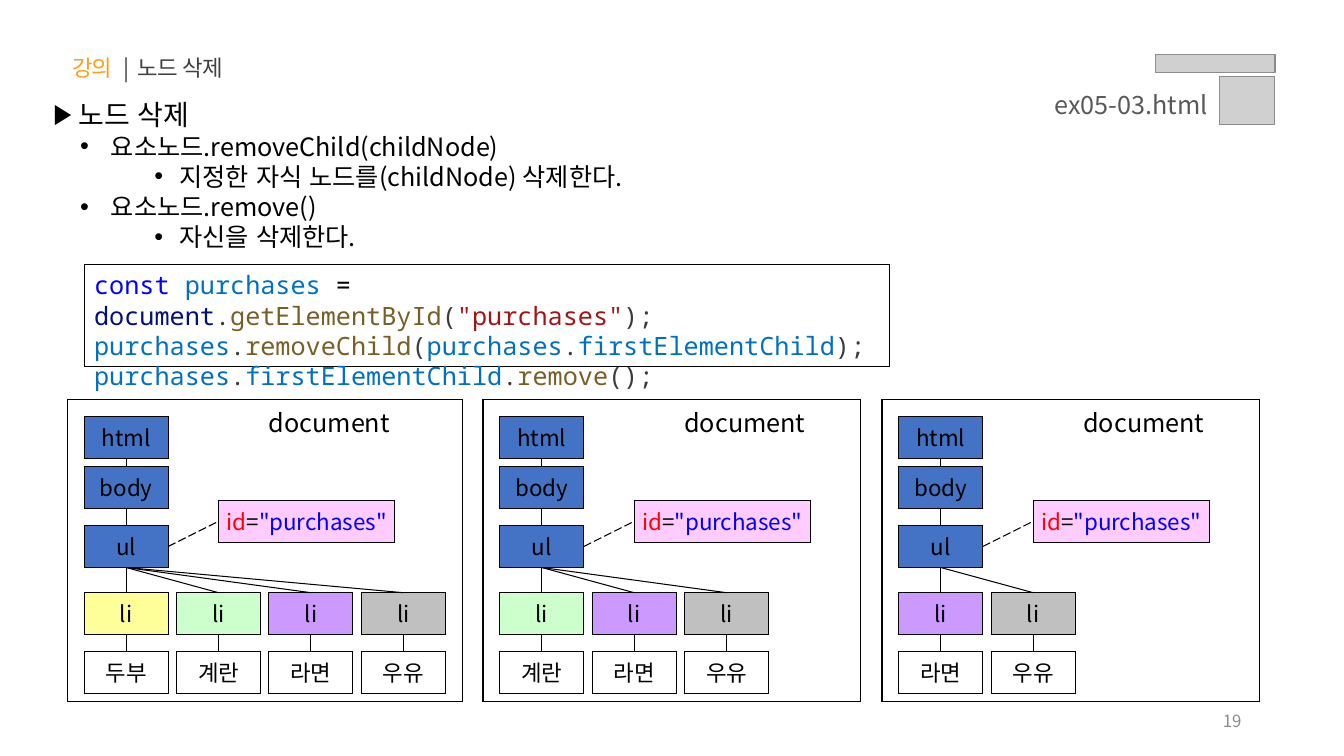
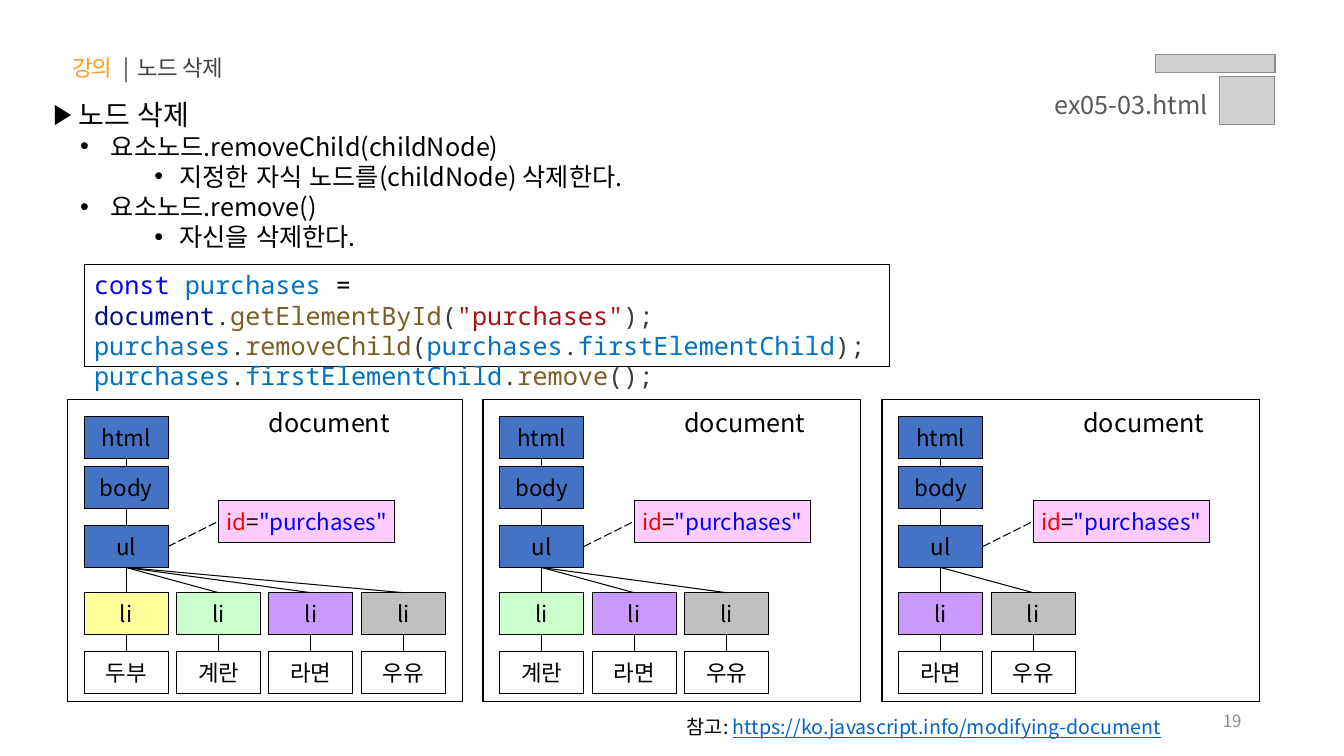
Before and after one commit to yebin-jeong/learn-js, a slide deck: slide 19 of PPT/05.자바스크립트 - 클라이언트 사이드(Event, DOM, Ajax, Web APIs).pptx. Drawn at 1344x756 pixels with LibreOffice and Linux fonts; fonts in the diff are those of the drawing; grey boxes stand for pictures. Boxes give left, top, right and bottom in pixels: in the first picture for what was removed or moved away, otherwise in the second. Text is boxed around its words. In the diff, an @@ line names an element or a change of style, - is before the commit and + after.

```diff
--- a/PPT/05.자바스크립트 - 클라이언트 사이드(Event, DOM, Ajax, Web APIs).pptx
+++ b/PPT/05.자바스크립트 - 클라이언트 사이드(Event, DOM, Ajax, Web APIs).pptx
@@ text added at (687,717,1161,739), 14 pt, text #0563C1, underline @@
+참고: https://ko.javascript.info/modifying-document
```
Also in this commit, not shown: 32 other slides changed.
